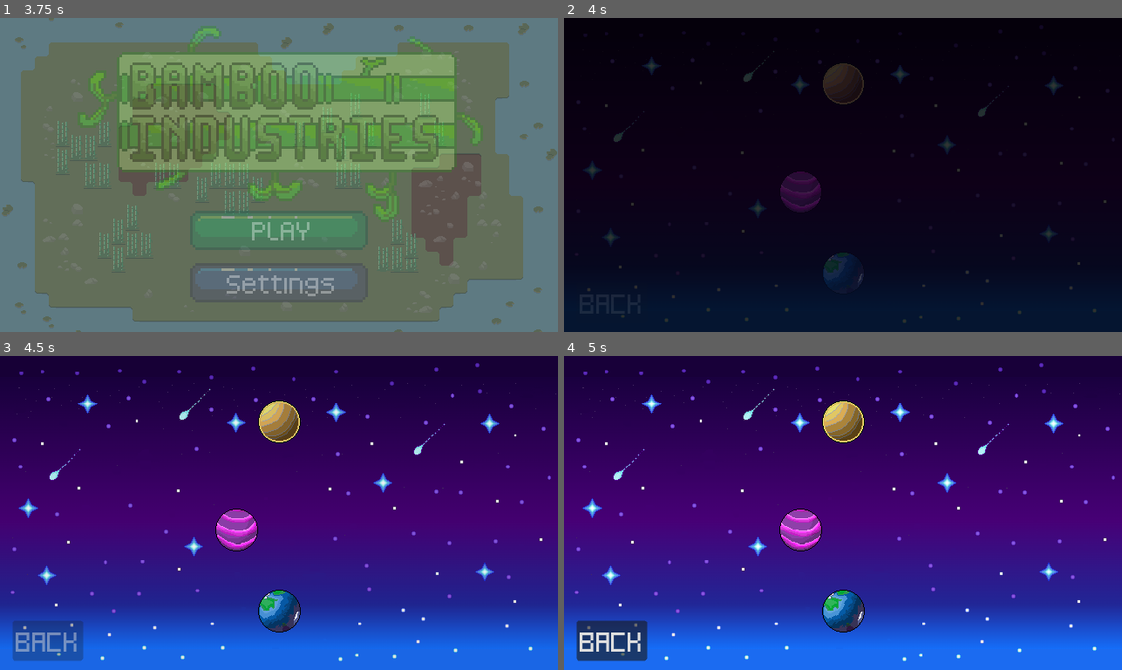
Above: before the commit, frames 1-4 (two rows, left to right).
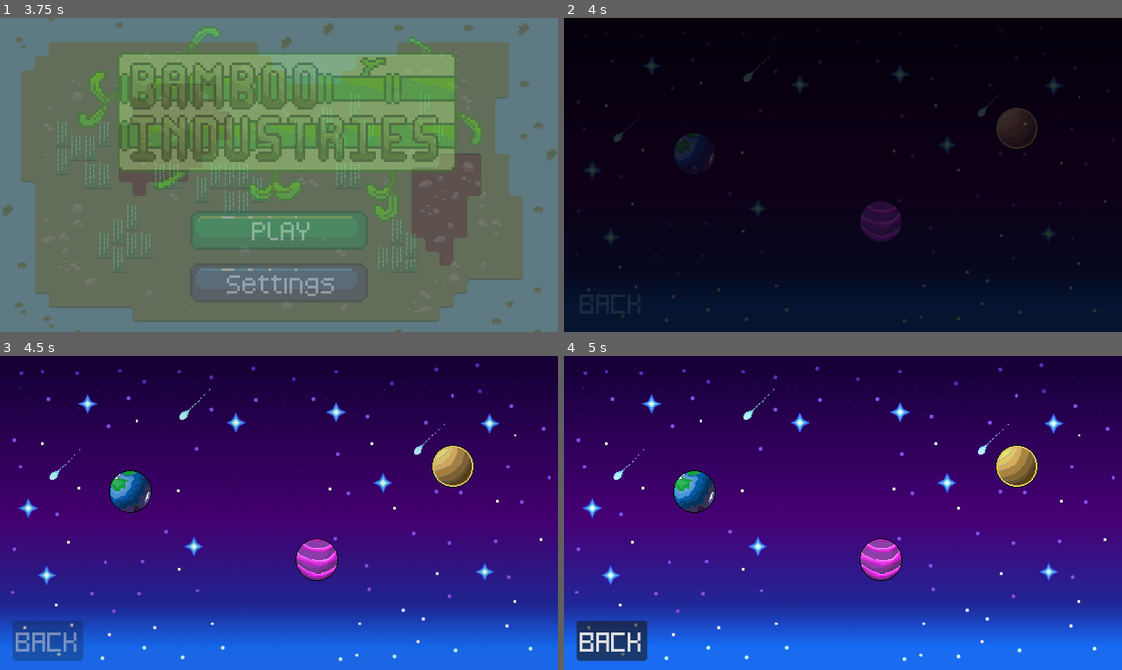
Above: after the commit, the same moments.

Repository: Hyper-Burner/GMTK-Game-Jam-2024
Game: Godot game, scene res://Menu_Scenes/Scenes/menu.tscn
Same seed, same stepped clock (60 frames per second), same inputs: the game is played once before the commit and once after it.
Inputs (mouse positions are in pixels of both pictures, inside the frame that each line leads up to):
- Up to frame 1 (3.75 s): click "Settings" at 0.5 s; click "Audio: ON" at 1.25 s; click "Audio: OFF" at 2 s; click "Back" at 2.75 s; click "PLAY" at 3.5 s
- Up to frame 2 (4 s): no input
- Up to frame 3 (4.5 s): move the mouse to (401, 497) at 4.27 s; press the mouse at (401, 497) at 4.28 s; hold D (right) from 4.28 s (still down)
- Up to frame 4 (5 s): keep holding D (right)

Frame 1 is identical in both runs. In frame 2, 3.0% of the frame differs, in the area x 19-85%, y 14-85%; in frame 3, 4.9%, in the area x 19-85%, y 14-89%; in frame 4, 4.9%.

Commit message:
Changed position of planets to go left to right

Diff:
--- a/Menu_Scenes/Scenes/menu.tscn
+++ b/Menu_Scenes/Scenes/menu.tscn
@@ -191,7 +191,7 @@
 sources/0 = SubResource("TileSetAtlasSource_lwnwn")
 sources/1 = SubResource("TileSetAtlasSource_cwpiw")
 
-[node name="Menu" type="Control"]
+[node name="Menu2" type="Control"]
 layout_mode = 3
 anchors_preset = 0
 theme = SubResource("Theme_sr45m")
--- a/Menu_Scenes/Scenes/planets.tscn
+++ b/Menu_Scenes/Scenes/planets.tscn
@@ -35,10 +35,9 @@
 
 [node name="Planet1" type="Button" parent="Background"]
 z_index = 1
-offset_left = -25.0
-offset_top = 90.0
-offset_right = 25.0
-offset_bottom = 140.0
+offset_left = -200.0
+offset_top = -50.0
+offset_right = -150.0
 pivot_offset = Vector2(25, 25)
 script = ExtResource("5_2fhmh")
 
@@ -49,10 +48,10 @@
 
 [node name="Planet2" type="Button" parent="Background"]
 z_index = 1
-offset_left = -75.0
-offset_top = -5.0
-offset_right = -25.0
-offset_bottom = 45.0
+offset_left = 20.0
+offset_top = 30.0
+offset_right = 70.0
+offset_bottom = 80.0
 pivot_offset = Vector2(25, 25)
 script = ExtResource("5_2fhmh")
 
@@ -63,10 +62,10 @@
 
 [node name="Planet3" type="Button" parent="Background"]
 z_index = 1
-offset_left = -25.0
-offset_top = -133.0
-offset_right = 25.0
-offset_bottom = -83.0
+offset_left = 180.0
+offset_top = -80.0
+offset_right = 230.0
+offset_bottom = -30.0
 pivot_offset = Vector2(25, 25)
 script = ExtResource("5_2fhmh")
 
--- a/Menu_Scenes/menu.tscn
+++ b/Menu_Scenes/menu.tscn
@@ -1,8 +1,6 @@
-[gd_scene load_steps=16 format=4 uid="uid://cbxidj2bxh3oj"]
+[gd_scene load_steps=14 format=4 uid="uid://cbxidj2bxh3oj"]
 
 [ext_resource type="FontFile" uid="uid://bed4hftcfp2ty" path="res://Fonts/Kenney Pixel Square.ttf" id="1_omcv3"]
-[ext_resource type="Script" path="res://Menu_Scenes/start_button.gd" id="2_l8evg"]
-[ext_resource type="Script" path="res://Menu_Scenes/settings_button.gd" id="2_ne3fu"]
 [ext_resource type="Texture2D" uid="uid://bssr4eb532qd1" path="res://Tilemap/Planet1_Tiles.png" id="3_abekh"]
 [ext_resource type="Texture2D" uid="uid://laekfo72yn3e" path="res://Tilemap/Planet1_GreenBamboo.png" id="4_dfkvg"]
 [ext_resource type="Texture2D" uid="uid://cxb522ga5y3iy" path="res://Tilemap/Planet1_Rocks.png" id="5_kqrrd"]
@@ -199,14 +197,12 @@
 theme_override_fonts/font = ExtResource("1_omcv3")
 theme_override_font_sizes/font_size = 25
 text = "Start"
-script = ExtResource("2_l8evg")
 
 [node name="SettingsButton" type="Button" parent="Screen/VBoxContainer"]
 layout_mode = 2
 theme_override_fonts/font = ExtResource("1_omcv3")
 theme_override_font_sizes/font_size = 25
 text = "Settings"
-script = ExtResource("2_ne3fu")
 
 [node name="TileMapLayer_Back" type="TileMapLayer" parent="Screen"]
 tile_map_data = PackedByteArray("AAD+//v/AAAEAAEAAAD///v/AAAEAAEAAAAAAPz/AAAEAAEAAAABAPz/AAAEAAEAAAACAPz/AAAEAAEAAAADAP …(15280 unchanged characters)…
